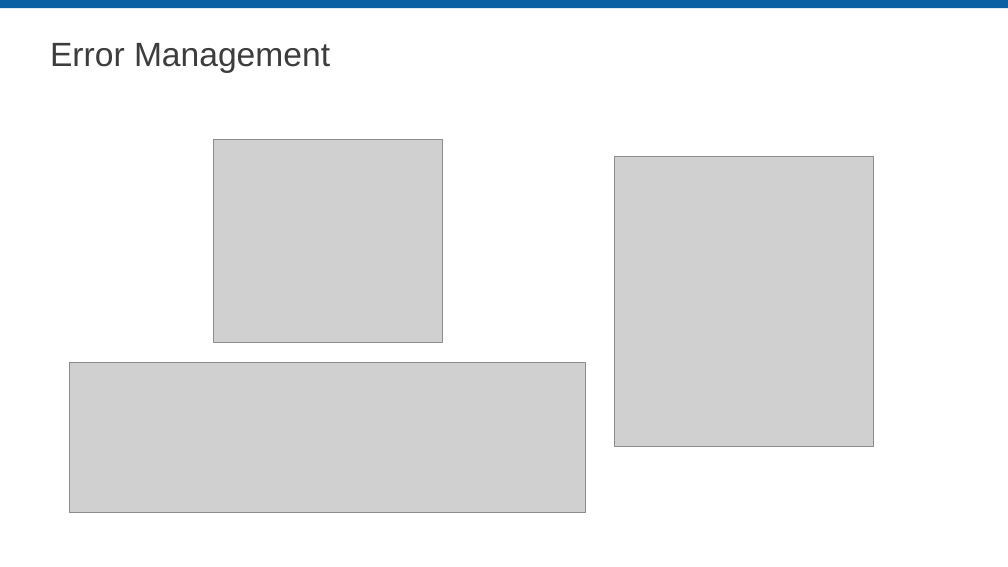
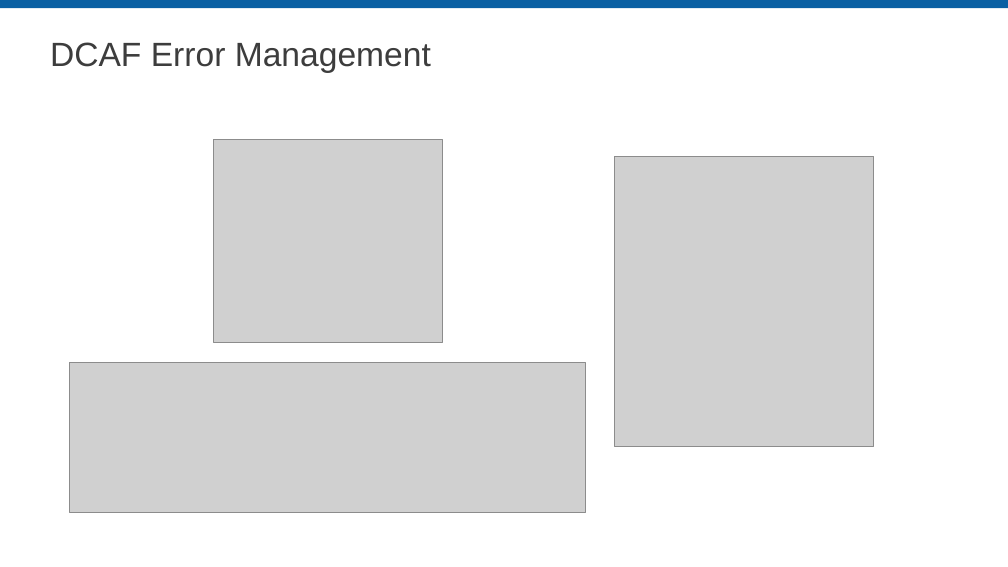
Before and after one commit to LabVIEW-DCAF/Documentation, a slide deck: slide 9 of Trunk/Getting Started Material/DCAF Training/8 Debugging DCAF.pptx (slide 4 before the commit). Drawn at 1008x567 pixels with LibreOffice and Linux fonts; fonts in the diff are those of the drawing; grey boxes stand for pictures; background and template pictures are left out. Boxes give left, top, right and bottom in pixels: in the first picture for what was removed or moved away, otherwise in the second. Text is boxed around its words. In the diff, an @@ line names an element or a change of style, - is before the commit and + after.

```diff
--- a/Trunk/Getting Started Material/DCAF Training/8 Debugging DCAF.pptx
+++ b/Trunk/Getting Started Material/DCAF Training/8 Debugging DCAF.pptx
@@ title at bbox=[50, 42, 431, 73]: text changed @@
-Error Management
+DCAF Error Management
```
Also in this commit, not shown: 2 other slides changed, 10 slides added, 1 slide removed.
